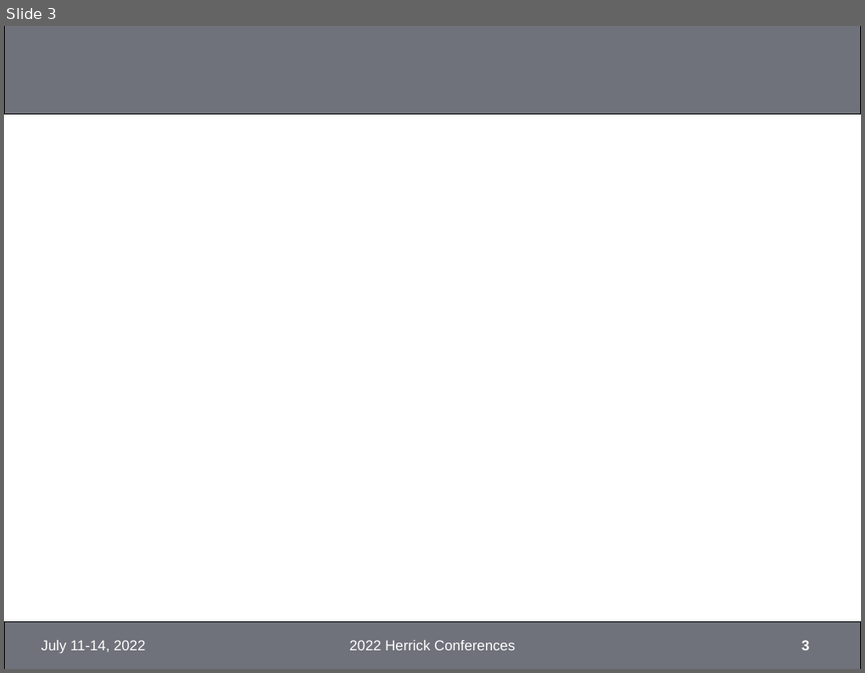
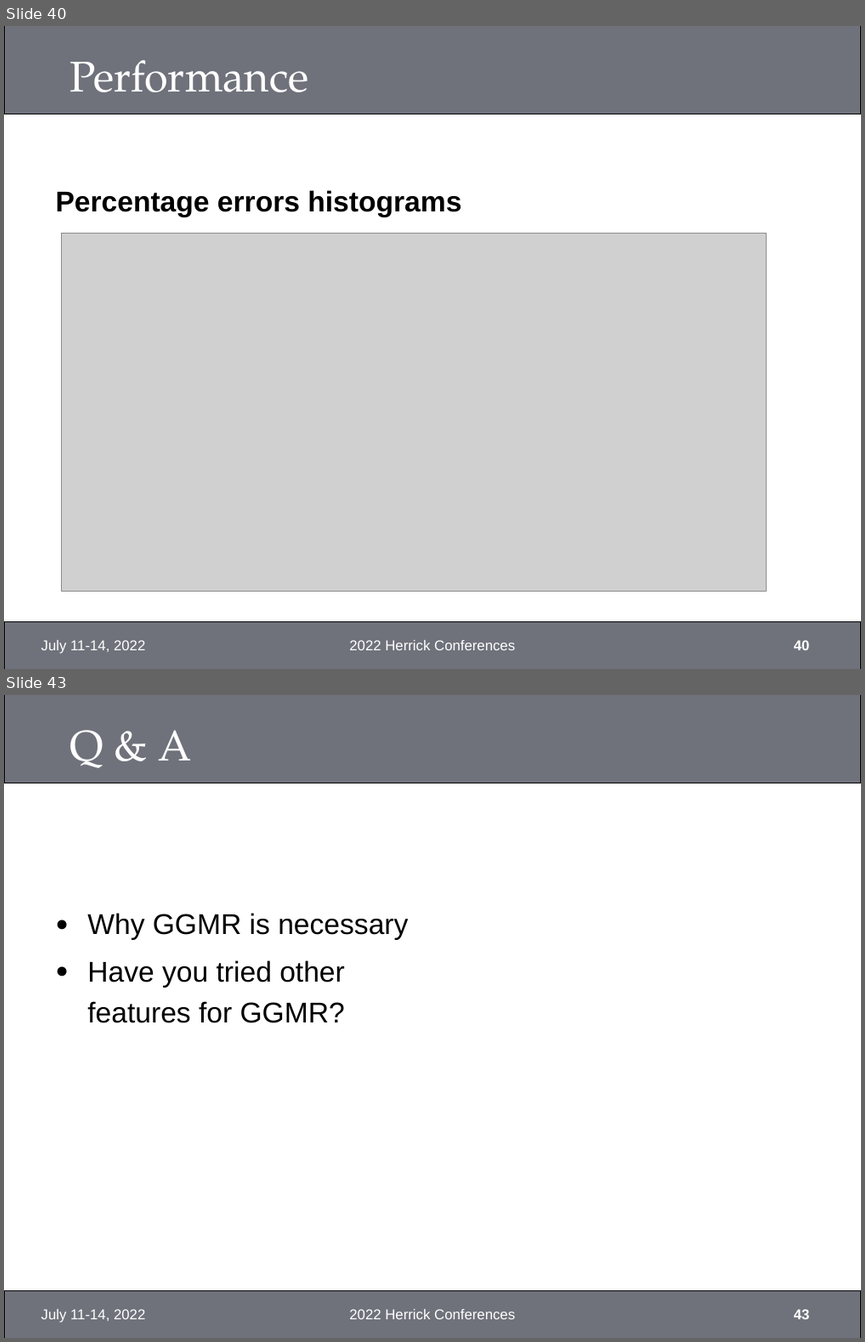
Before and after one commit to xixihaha1995/Hybrid_RC_GGMR, a slide deck: Final/TODO_Recordings.pptx. Shown one above the other, each under a label of ours: slide 3 before the commit, slides 40 and 43 after it; the slides between them are not shown. The pictures are 865x673 and 865x1342 pixels, drawn with LibreOffice and Linux fonts; fonts in the diff are those of the drawing; grey boxes stand for pictures; background and template pictures are left out. Boxes give left, top, right and bottom in pixels: in the first picture for what was removed or moved away, otherwise in the second. Text is boxed around its words. In the diff, an @@ line names an element or a change of style, - is before the commit and + after.

```diff
--- a/Final/TODO_Recordings.pptx
+++ b/Final/TODO_Recordings.pptx
@@ slide 43 added at <box>4,695,861,1338</box>, background #FFFFFF; not listed: 2 template elements that a slide beside it also shows @@
@@ title added at <box>69,730,191,768</box>, 36 pt, text #FFFFFF @@
+Q & A
@@ text added at <box>87,913,408,1023</box>, 24 pt, text #000000 @@
+● Why GGMR is necessary
+● Have you tried other features for GGMR?
@@ text added at <box>41,1309,145,1322</box>, 12 pt, text #FFFFFF @@
+July 11-14, 2022
@@ text added at <box>349,1309,515,1319</box>, 12 pt, text #FFFFFF @@
+2022 Herrick Conferences
@@ page number added at <box>794,1309,810,1319</box>, 12 pt, text #FFFFFF, bold @@
+43
@@ what was slide 3 is now slide 40 @@
@@ slide 40 changed as well @@
@@ title added at <box>69,60,308,92</box>, 36 pt, text #FFFFFF @@
+Performance
@@ text added at <box>56,190,461,217</box>, 24 pt, text #000000, bold @@
+Percentage errors histograms
@@ picture added at <box>62,233,766,590</box> @@
@@ page number at <box>794,640,810,650</box>: text changed @@
-3
+40
```
Also in this commit, not shown: 1 other slide changed, 41 other slides added, 1 slide removed, 7 other files.
